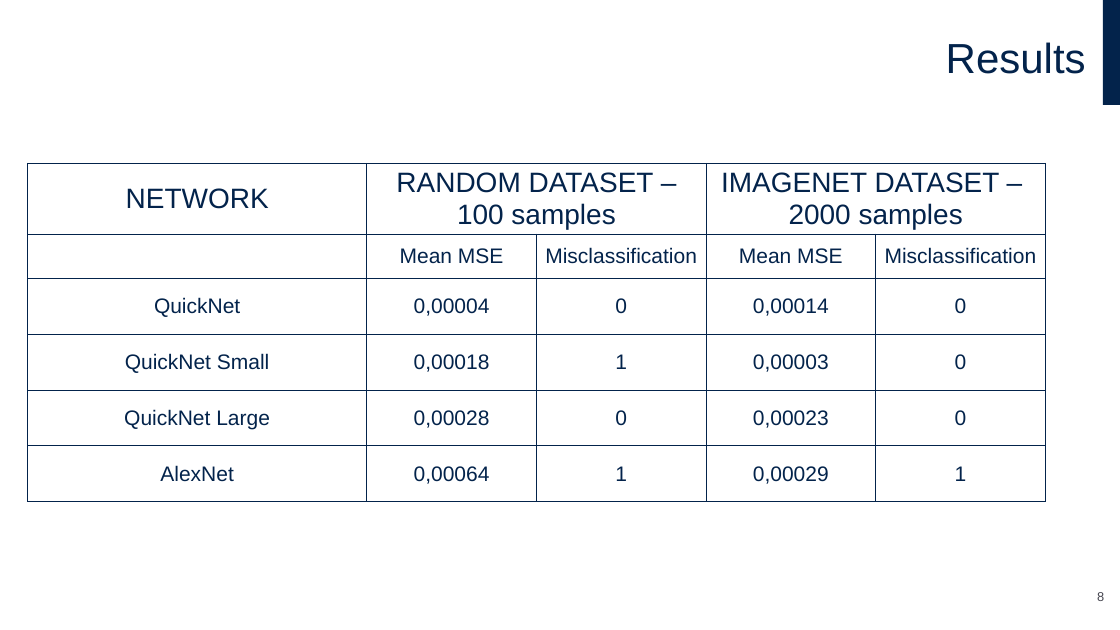
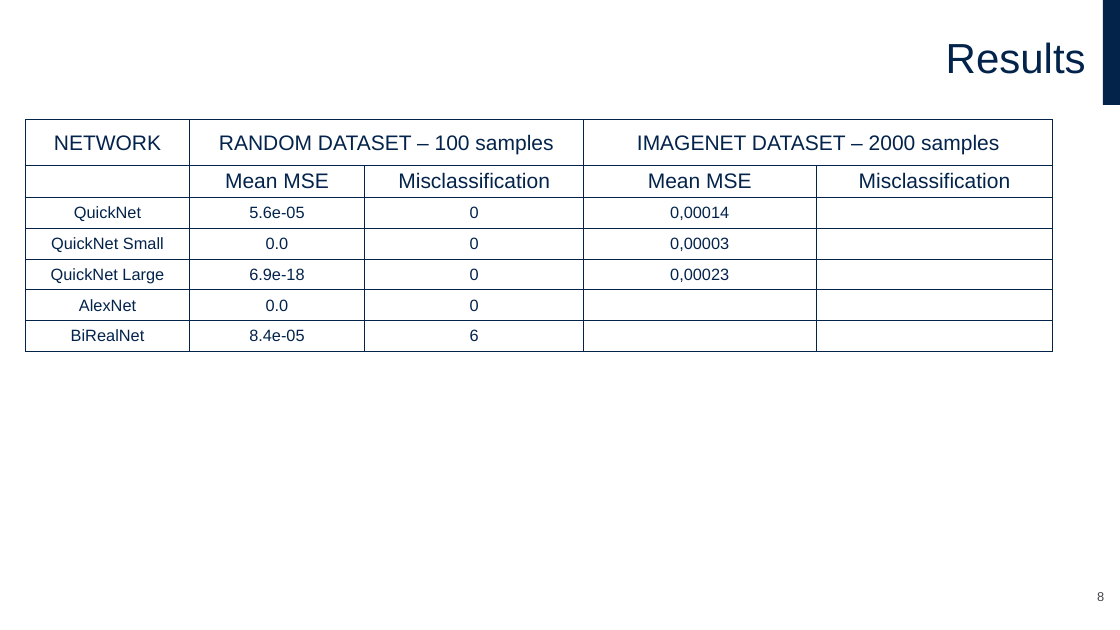
Before and after one commit to FrancescoLoro/qkeras_vs_larq_zoo_tester, a slide deck: slide 8 of zoo_qkeras_vs_larq.pptx. Drawn at 1120x630 pixels with LibreOffice and Linux fonts; fonts in the diff are those of the drawing; background and template pictures are left out. Boxes give left, top, right and bottom in pixels: in the first picture for what was removed or moved away, otherwise in the second. Text is boxed around its words. In the diff, an @@ line names an element or a change of style, - is before the commit and + after.

```diff
--- a/zoo_qkeras_vs_larq.pptx
+++ b/zoo_qkeras_vs_larq.pptx
@@ table at (x1=26, y1=120, x2=1053, y2=354) @@
-row 1, column 4: IMAGENET DATASET – / 2000 samples
+row 1, column 4: IMAGENET DATASET – 2000 samples
-row 3: QuickNet | 0,00004 | 0 | 0,00014 | 0
-row 4: QuickNet Small | 0,00018 | 1 | 0,00003 | 0
-row 5: QuickNet Large | 0,00028 | 0 | 0,00023 | 0
-row 6: AlexNet | 0,00064 | 1 | 0,00029 | 1
+row 3: QuickNet | 5.6e-05 | 0 | 0,00014 | 
+row 4: QuickNet Small | 0.0 | 0 | 0,00003 | 
+row 5: QuickNet Large | 6.9e-18 | 0 | 0,00023 | 
+row 6: AlexNet | 0.0 | 0 |  | 
+row 7: BiRealNet | 8.4e-05 | 6 |  | 
@@ table resized from (x1=28, y1=163, x2=1046, y2=506) to (x1=26, y1=120, x2=1053, y2=354) @@
```
Also in this commit, not shown: 1 other slide changed, 31 other files.
